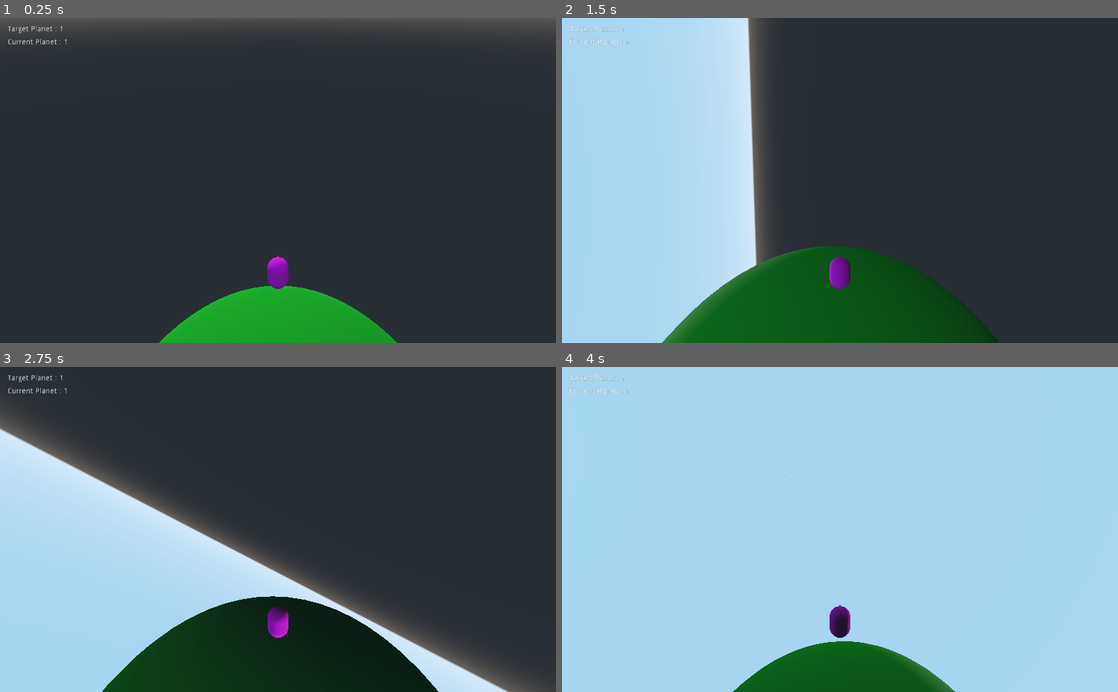
Above: before the commit, frames 1-4 (two rows, left to right).
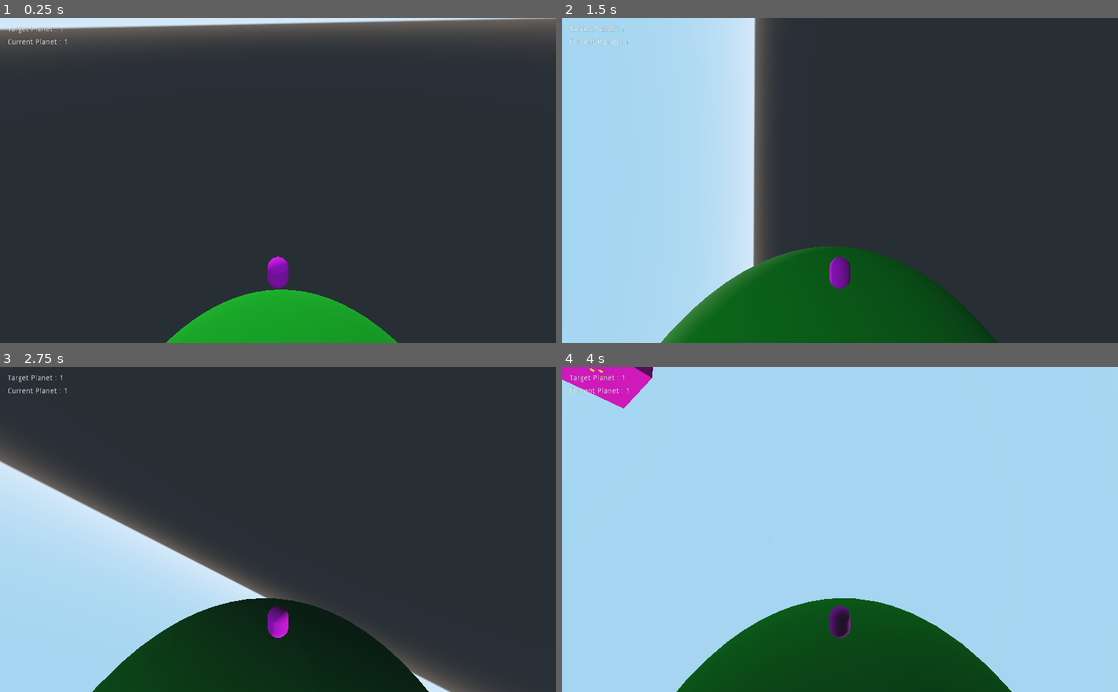
Above: after the commit, the same moments.

Repository: DamonRaziel/GravityMultiPlanetDemo
Game: Godot game, scene res://Scenes/Main.tscn
The game is run twice, just before and just after one commit, with the same random seed, the same clock (stepped at 60 frames per second) and the same inputs.
Inputs:
- Up to frame 1 (0.25 s): no input
- Up to frame 2 (1.5 s): hold Right (ui_right) 0.53-1.28 s; tap C (change_planet_button) at 0.6, 1.35 s; tap Space (ui_select) at 0.77 s; hold Down (ui_down) from 1.28 s (still down)
- Up to frame 3 (2.75 s): tap Space (ui_select) at 1.52 s; release Down (ui_down) at 2.03 s; hold Right (ui_right) from 2.03 s (still down); tap C (change_planet_button) at 2.1 s
- Up to frame 4 (4 s): release Right (ui_right) at 2.78 s; hold Up (ui_up) 2.78-3.53 s; tap C (change_planet_button) at 2.85, 3.6 s; tap Space (ui_select) at 3.02, 3.77 s; hold Left (ui_left) from 3.53 s (still down)

The runs differ from the first frame. In frame 1, 4.1% of the frame differs, in the area x 0-100%, y 0-100%; in frame 2, 0.7%; in frame 3, 12%, in the area x 0-97%, y 13-100%; in frame 4, 9.9%.

Commit message:
Update PlayerOriginal.gd

Diff:
--- a/GravityMultiPlanetDemo/Scripts/PlayerOriginal.gd
+++ b/GravityMultiPlanetDemo/Scripts/PlayerOriginal.gd
@@ -88,18 +88,20 @@
 			pass
 
 func change_to_planet():
-	# Turn off the colliders so it doesn't get stuck on current planet
+	# Turn off the ray and colliders so it doesn't get stuck on current planet
 	player_collider_main.disabled = true
 	player_collider_feet.disabled = true
+	ground_ray.enabled = false
 	# Countdown til re-enable the colliders
 	planet_jump_timer.start()
 	# Get the new planet
 	current_planet = target_planet
 
-# Re-enable the colliders after a second
+# Re-enable the ray and colliders after a second
 func _on_P_Jump_Timer_timeout():
 	player_collider_main.disabled = false
 	player_collider_feet.disabled = false
+	ground_ray.enabled = true
 #	current_planet = target_planet
 
 # Accessed from change disc script so that it resets the planet when we step off the discs
@@ -185,8 +187,9 @@
 	var grav_vec = Vector3()
 	# I think this is the problem bit, as the ray is still facing towards the old planet
 	if ground_ray.is_colliding():
-		grav_vec = (planet_position - transform.origin).normalized()
-#		grav_vec = -ground_ray.get_collision_normal()
+#		grav_vec = (planet_position - transform.origin).normalized()
+
+		grav_vec = -ground_ray.get_collision_normal()
 	else:
 		grav_vec = (planet_position - transform.origin).normalized()
 
